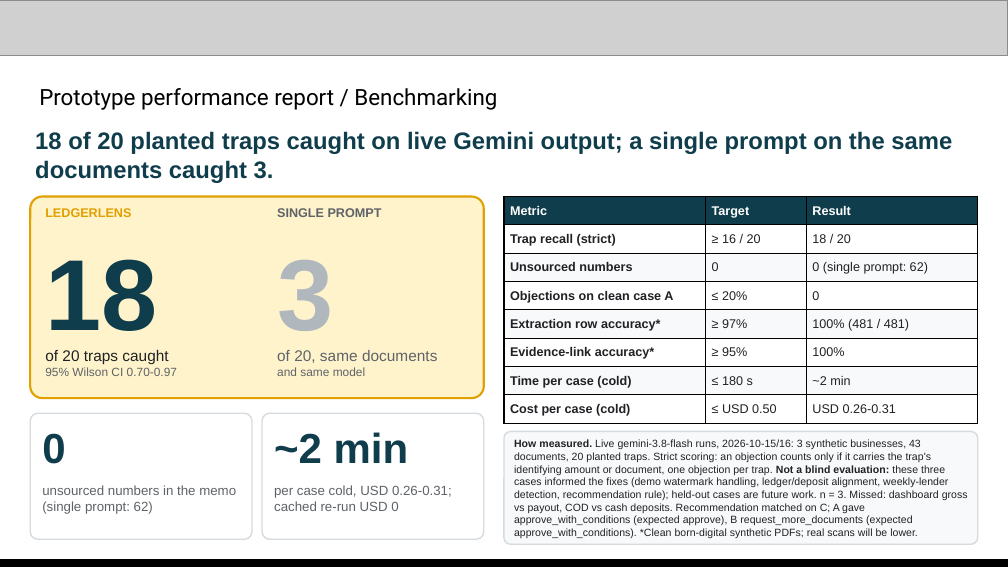
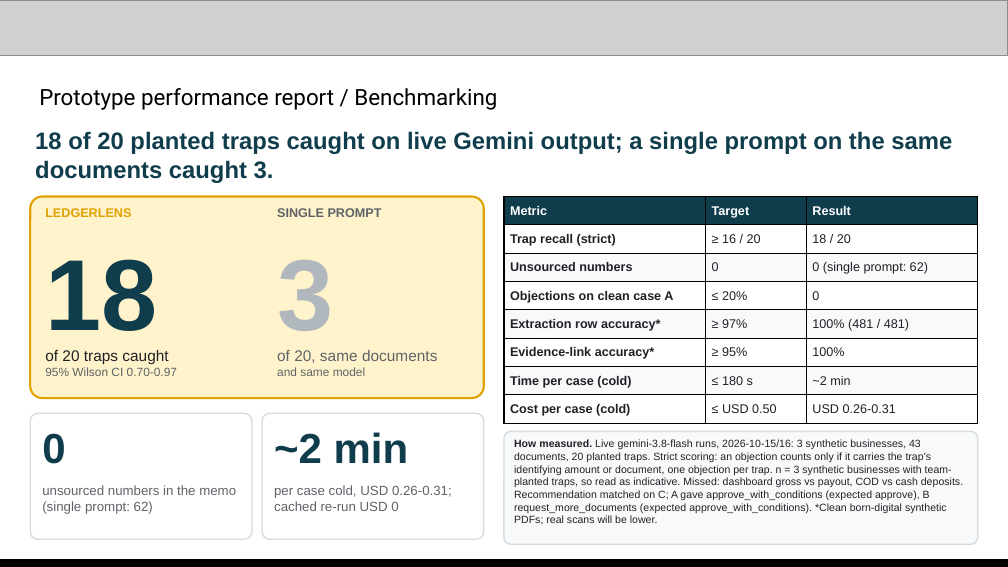
Before and after one commit to changhyeonnam/ghack, a slide deck: slide 12 of presentation/LedgerLens_AI_Builder_Cup_Submission.pptx. Drawn at 1008x567 pixels with LibreOffice and Linux fonts; fonts in the diff are those of the drawing; grey boxes stand for pictures. Boxes give left, top, right and bottom in pixels: in the first picture for what was removed or moved away, otherwise in the second. Text is boxed around its words. In the diff, an @@ line names an element or a change of style, - is before the commit and + after.

```diff
--- a/presentation/LedgerLens_AI_Builder_Cup_Submission.pptx
+++ b/presentation/LedgerLens_AI_Builder_Cup_Submission.pptx
@@ text at [514,439,963,524]: text changed @@
-How measured. Live gemini-3.8-flash runs, 2026-10-15/16: 3 synthetic businesses, 43 documents, 20 planted traps. Strict scoring: an objection counts only if it carries the trap's identifying amount or document, one objection per trap. Not a blind evaluation: these three cases informed the fixes (demo watermark handling, ledger/deposit alignment, weekly-lender detection, recommendation rule); held-out cases are future work. n = 3. Missed: dashboard gross vs payout, COD vs cash deposits. Recommendation matched on C; A gave approve_with_conditions (expected approve), B request_more_documents (expected approve_with_conditions). *Clean born-digital synthetic PDFs; real scans will be lower.
+How measured. Live gemini-3.8-flash runs, 2026-10-15/16: 3 synthetic businesses, 43 documents, 20 planted traps. Strict scoring: an objection counts only if it carries the trap's identifying amount or document, one objection per trap. n = 3 synthetic businesses with team-planted traps, so read as indicative. Missed: dashboard gross vs payout, COD vs cash deposits. Recommendation matched on C; A gave approve_with_conditions (expected approve), B request_more_documents (expected approve_with_conditions). *Clean born-digital synthetic PDFs; real scans will be lower.
```
Also in this commit, not shown: 6 other files.
